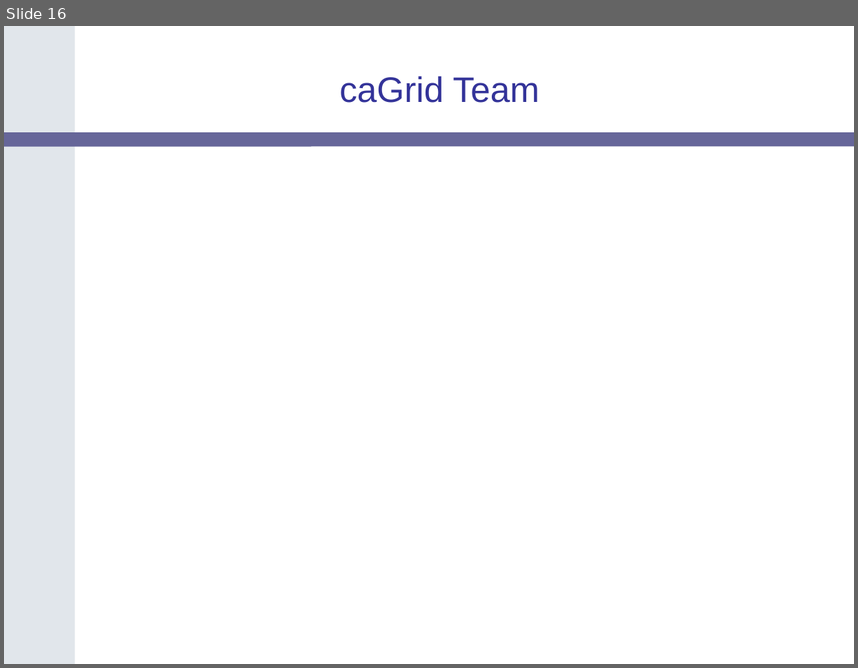
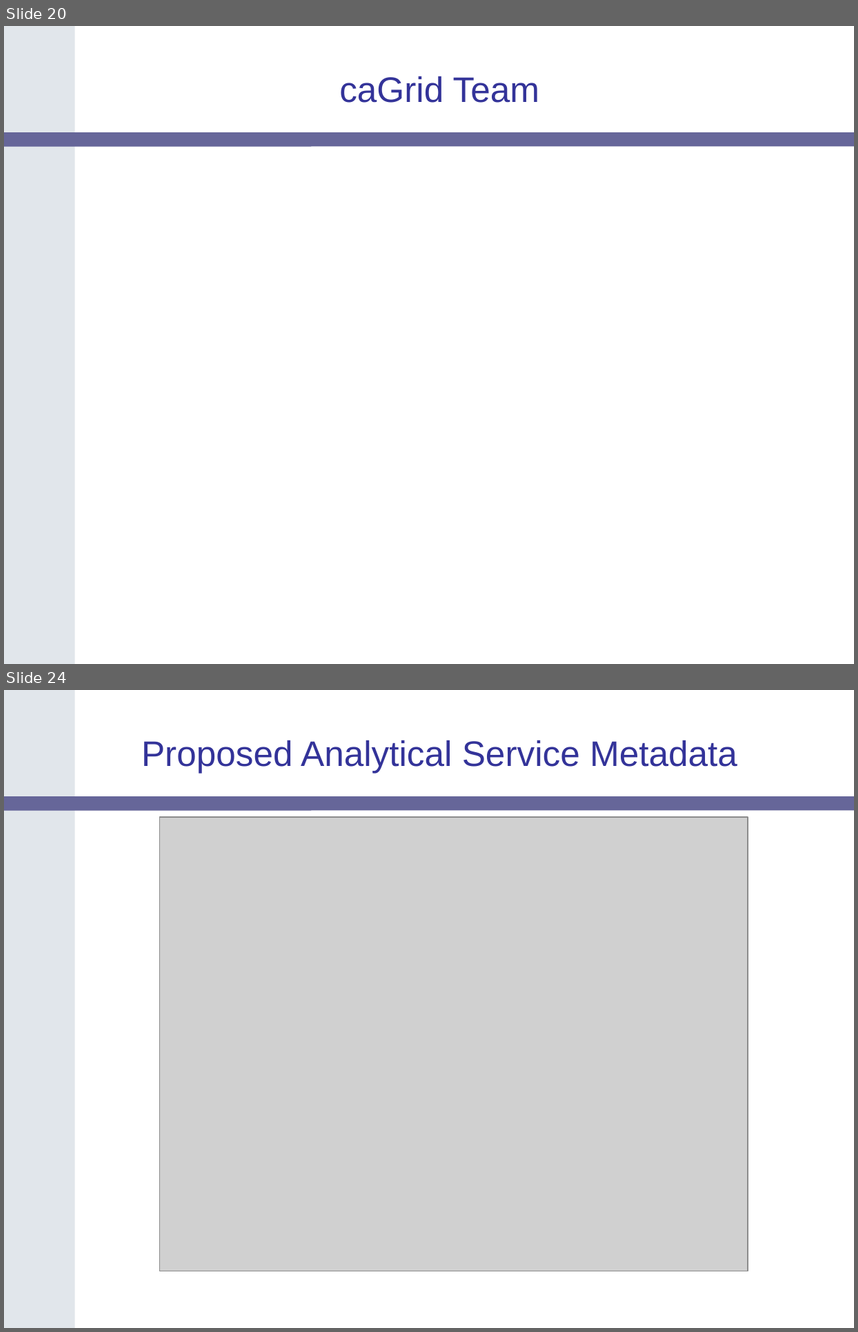
Before and after one commit to NCIP/cagrid-portal, a slide deck: cagrid-1-0/Documentation/presentations/200604_AnnualMeeting/caGrid-1.0-Architecture_caBIG-Annual-Meeting06.ppt. Shown one above the other, each under a label of ours: slide 16 before the commit, slides 20 and 24 after it; the slides between them are not shown. The pictures are 858x668 and 858x1332 pixels, drawn with LibreOffice and Linux fonts; fonts in the diff are those of the drawing; grey boxes stand for pictures; background and template pictures are left out. Boxes give left, top, right and bottom in pixels: in the first picture for what was removed or moved away, otherwise in the second. Text is boxed around its words. In the diff, an @@ line names an element or a change of style, - is before the commit and + after.

```diff
--- a/cagrid-1-0/Documentation/presentations/200604_AnnualMeeting/caGrid-1.0-Architecture_caBIG-Annual-Meeting06.ppt
+++ b/cagrid-1-0/Documentation/presentations/200604_AnnualMeeting/caGrid-1.0-Architecture_caBIG-Annual-Meeting06.ppt
@@ slide 24 added at box(4, 690, 854, 1328), background #FFFFFF; not listed: 2 template elements that a slide beside it also shows @@
@@ title added at box(141, 740, 737, 773), 30 pt, text #333399 @@
+Proposed Analytical Service Metadata
@@ picture added at box(159, 817, 748, 1270) @@
@@ what was slide 16 is now slide 20 @@
```
Also in this commit, not shown: 4 slides changed, 8 other slides added, 1 slide removed.
